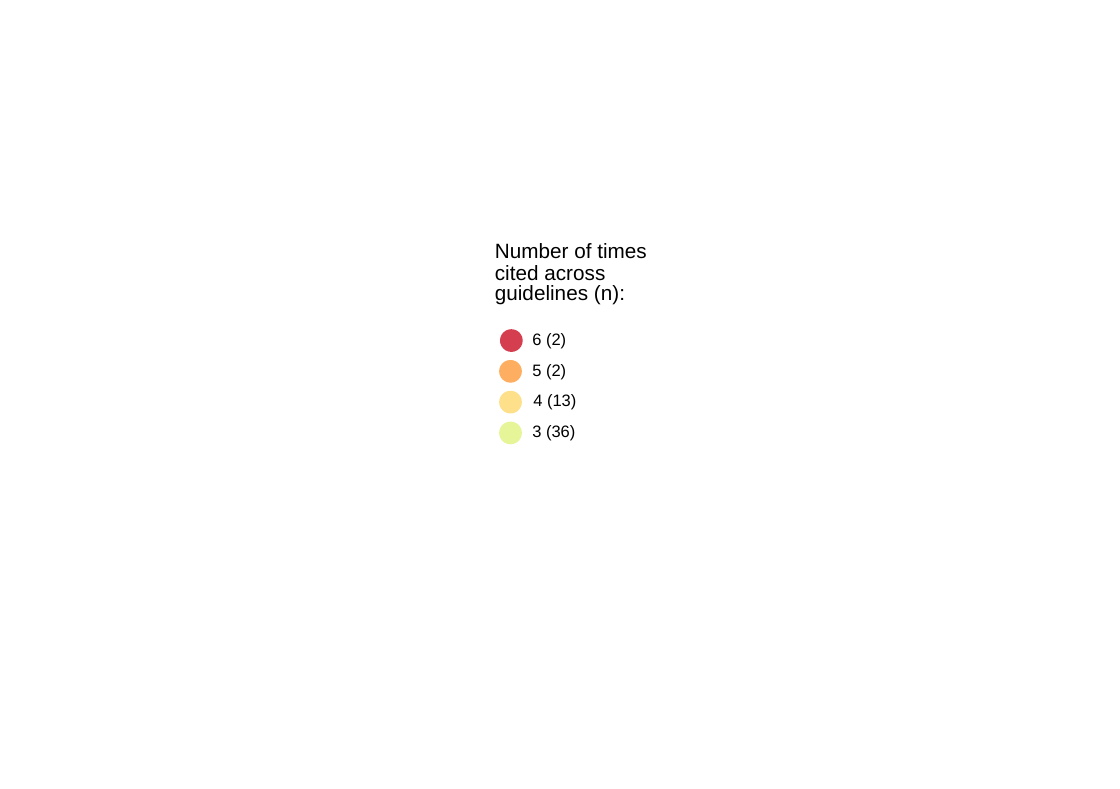
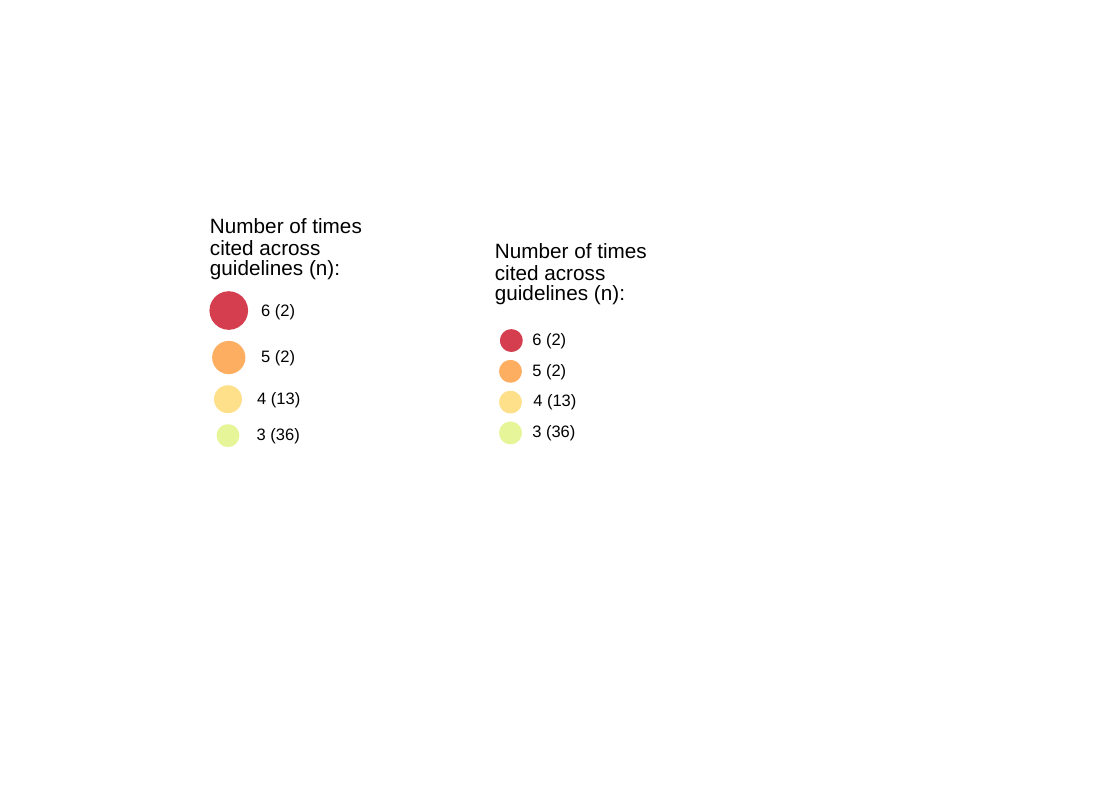
Before and after one commit to marissasmith8/Citation-Network-Analysis, a slide deck: slide 4 of outputs/legend_nrefs_paper.pptx. Drawn at 1120x789 pixels with LibreOffice and Linux fonts; fonts in the diff are those of the drawing. Boxes give left, top, right and bottom in pixels: in the first picture for what was removed or moved away, otherwise in the second. Text is boxed around its words. In the diff, an @@ line names an element or a change of style, - is before the commit and + after.

```diff
--- a/outputs/legend_nrefs_paper.pptx
+++ b/outputs/legend_nrefs_paper.pptx
@@ group added at box(210, 218, 361, 447): 7 texts, 4 ellipses @@
+Number of times
+cited across
+guidelines (n):
+3 (36)
+4 (13)
+5 (2)
+6 (2)
```
Also in this commit, not shown: 1 other file.
